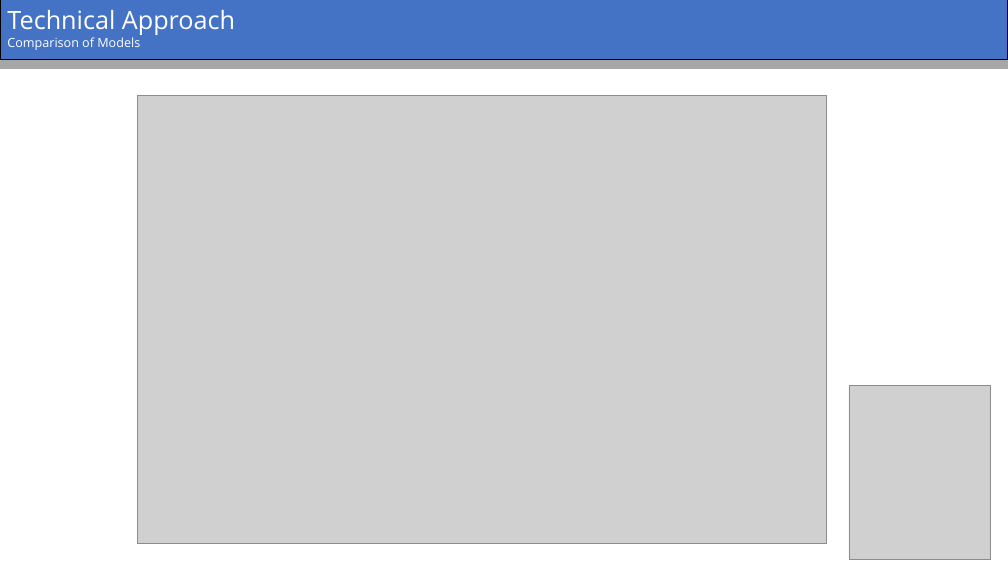
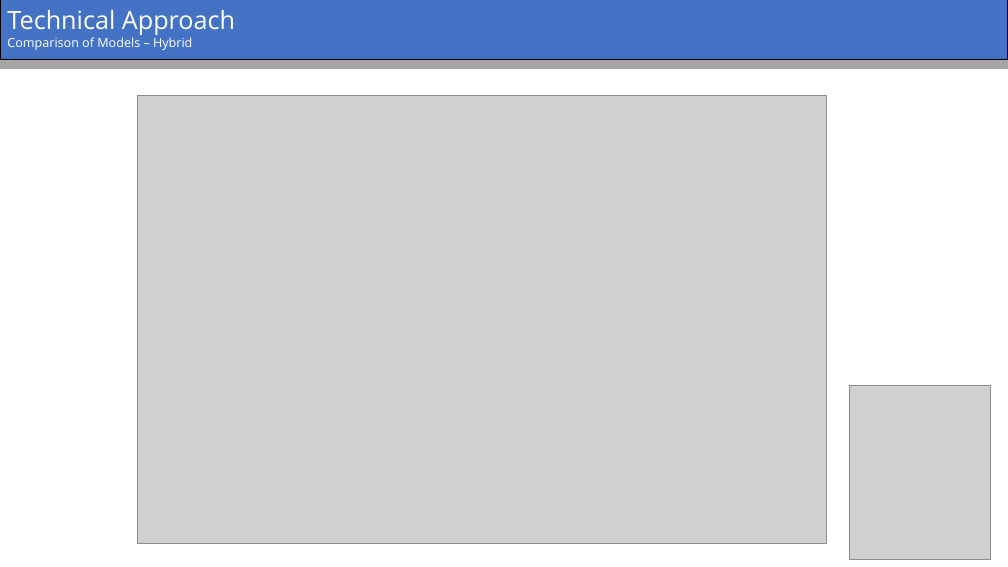
Before and after one commit to tmsharp/BeerMe-App, a slide deck: slide 15 of BeerMe.pptx. Drawn at 1008x567 pixels with LibreOffice and Linux fonts; fonts in the diff are those of the drawing; grey boxes stand for pictures. Boxes give left, top, right and bottom in pixels: in the first picture for what was removed or moved away, otherwise in the second. Text is boxed around its words. In the diff, an @@ line names an element or a change of style, - is before the commit and + after.

```diff
--- a/BeerMe.pptx
+++ b/BeerMe.pptx
@@ text in rectangle at (x1=7, y1=37, x2=192, y2=50): text changed @@
-Comparison of Models
+Comparison of Models – Hybrid
```
Also in this commit, not shown: 5 other slides changed.
